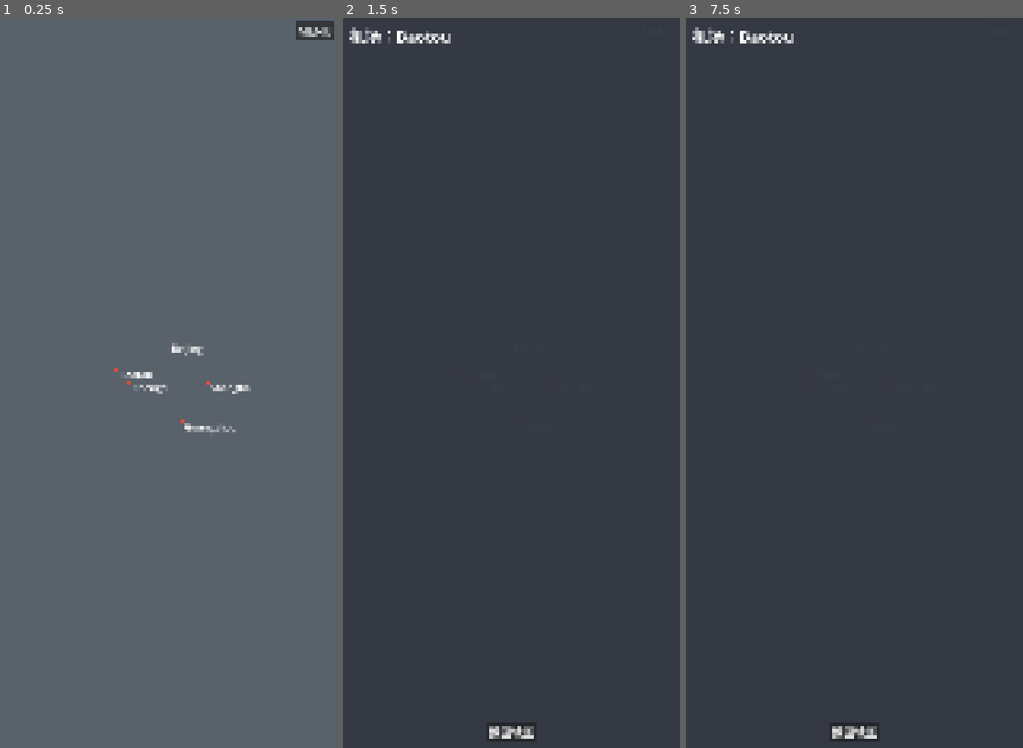
Above: before the commit, frames 1-3 (left to right).
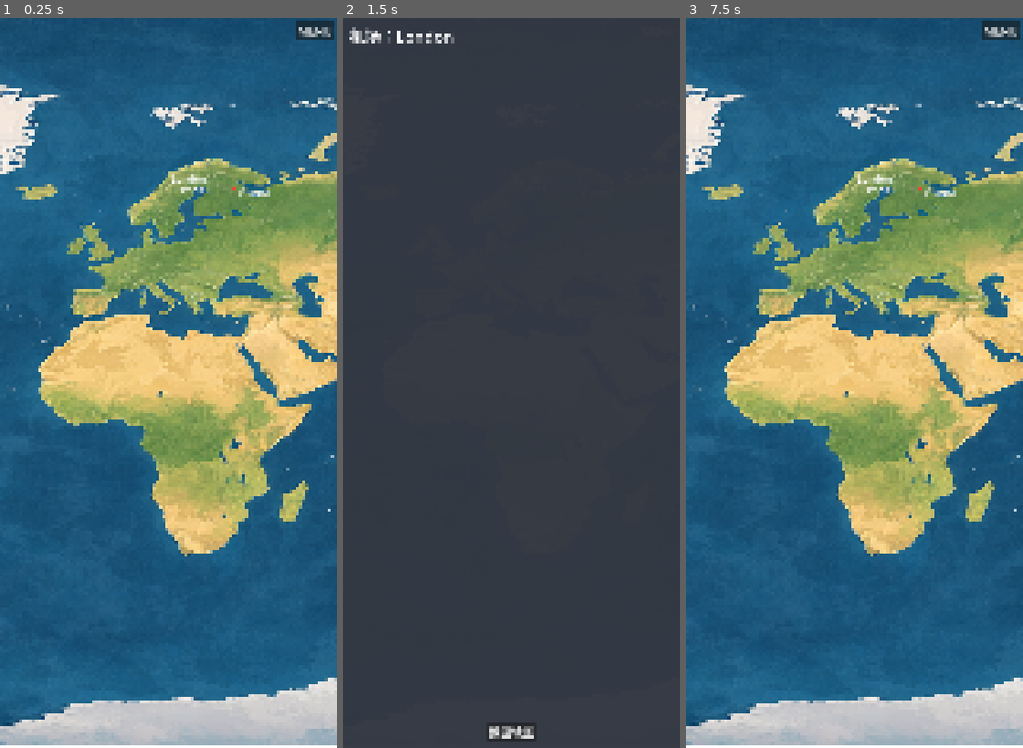
Above: after the commit, the same moments.

Repository: FelixSciFi/airline_game
Game: Godot game, scene res://scenes/main_game.tscn
Two runs of this game, one before a commit and one after it. Both use one fixed random seed, a clock stepped at 60 frames per second and the inputs below.
Inputs (mouse positions are in pixels of both pictures, inside the frame that each line leads up to):
- Up to frame 1 (0.25 s): no input
- Up to frame 2 (1.5 s): click (457, 368) at 0.52 s; click (511, 171) at 1.27 s
- Up to frame 3 (7.5 s): click (854, 346) at 2.02 s; click (864, 185) at 2.77 s; click (894, 383) at 3.52 s; click (921, 185) at 4.27 s; click (867, 419) at 5.02 s; click (814, 383) at 5.77 s; click "返回地图" at 6.5 s; click (800, 368) at 7.27 s

The runs differ from the first frame. In frame 1, 100% of the frame differs, in the area x 0-100%, y 0-100%; in frame 2, 0.2%; in frame 3, 100%.

Commit message:
地图上下边缘卡住了

Diff:
--- a/data/cities.json
+++ b/data/cities.json
@@ -1,7 +1,65 @@
 [
-  { "id": "baotou", "name": "Baotou", "x": 300, "y": 300 },
-  { "id": "beijing", "name": "Beijing", "x": 500, "y": 200 },
-  { "id": "shanghai", "name": "Shanghai", "x": 650, "y": 350 },
-  { "id": "guangzhou", "name": "Guangzhou", "x": 550, "y": 500 },
-  { "id": "chengdu", "name": "Chengdu", "x": 350, "y": 350 }
+  {
+    "id": "chicago",
+    "name": "Chicago",
+    "region": "north_america",
+    "x": 1027,
+    "y": 535
+  },
+  {
+    "id": "new_york",
+    "name": "New York",
+    "region": "north_america",
+    "x": 1178,
+    "y": 548
+  },
+  {
+    "id": "london",
+    "name": "London",
+    "region": "western_europe",
+    "x": 1999,
+    "y": 428
+  },
+  {
+    "id": "paris",
+    "name": "Paris",
+    "region": "western_europe",
+    "x": 2026,
+    "y": 457
+  },
+  {
+    "id": "vienna",
+    "name": "Vienna",
+    "region": "eastern_europe",
+    "x": 2182,
+    "y": 464
+  },
+  {
+    "id": "dubai",
+    "name": "Dubai",
+    "region": "middle_east",
+    "x": 2614,
+    "y": 720
+  },
+  {
+    "id": "baotou",
+    "name": "Baotou",
+    "region": "east_asia",
+    "x": 3220,
+    "y": 548
+  },
+  {
+    "id": "beijing",
+    "name": "Beijing",
+    "region": "east_asia",
+    "x": 3293,
+    "y": 557
+  },
+  {
+    "id": "tokyo",
+    "name": "Tokyo",
+    "region": "east_asia",
+    "x": 3552,
+    "y": 603
+  }
 ]
--- a/ui/map/map_view.gd
+++ b/ui/map/map_view.gd
@@ -2,6 +2,7 @@
 
 ## 地图视图：世界尺寸、视角中心、拖动输入、world_to_screen 转换。
 ## 不处理边界/循环/缩放，仅平移。
+## 初始状态：竖直方向盖住屏幕且垂直居中。
 
 signal view_changed
 
@@ -14,6 +15,31 @@
 var max_zoom: float = 2.5
 var _dragging := false
 
+func _ready() -> void:
+	call_deferred("_apply_initial_state")
+
+func _get_view_size() -> Vector2:
+	var vp := get_viewport()
+	if vp == null:
+		return Vector2(1280, 720)
+	return vp.get_visible_rect().size
+
+## 仅设定初始视角：zoom 足够大以盖住屏幕高度，view_center 水平与垂直居中。不限制后续拖动/缩放。
+func _apply_initial_state() -> void:
+	var view_size: Vector2 = _get_view_size()
+	var min_zoom_to_cover: float = view_size.y / float(MAP_HEIGHT)
+	if zoom < min_zoom_to_cover:
+		zoom = min_zoom_to_cover
+	view_center.x = float(MAP_WIDTH) / 2.0
+	view_center.y = float(MAP_HEIGHT) / 2.0
+	view_changed.emit()
+
+func _map_top_y(center_y: float, z: float, view_size: Vector2) -> float:
+	return view_size.y / 2.0 + (0.0 - center_y) * z
+
+func _map_bottom_y(center_y: float, z: float, view_size: Vector2) -> float:
+	return view_size.y / 2.0 + (float(MAP_HEIGHT) - center_y) * z
+
 func _input(event: InputEvent) -> void:
 	if event is InputEventMouseButton:
 		var mb: InputEventMouseButton = event
@@ -24,7 +50,17 @@
 				_dragging = false
 	if event is InputEventMouseMotion and _dragging:
 		var mm: InputEventMouseMotion = event
-		view_center -= mm.relative
+		var view_size: Vector2 = _get_view_size()
+		var new_center: Vector2 = view_center - mm.relative
+		var top_y: float = _map_top_y(new_center.y, zoom, view_size)
+		var bottom_y: float = _map_bottom_y(new_center.y, zoom, view_size)
+		var frame_top_y: float = 0.0
+		var frame_bottom_y: float = view_size.y
+		if top_y > frame_top_y:
+			new_center.y = view_size.y / (2.0 * zoom)
+		elif bottom_y < frame_bottom_y:
+			new_center.y = float(MAP_HEIGHT) - view_size.y / (2.0 * zoom)
+		view_center = new_center
 		view_changed.emit()
 
 func world_to_screen(world_pos: Vector2, view_size: Vector2) -> Vector2:
@@ -34,20 +70,41 @@
 func get_view_center() -> Vector2:
 	return view_center
 
+func get_map_width() -> int:
+	return MAP_WIDTH
+
+func get_map_height() -> int:
+	return MAP_HEIGHT
+
 func get_zoom() -> float:
 	return zoom
 
+func _vertical_min_zoom(view_size: Vector2) -> float:
+	var frame_half: float = view_size.y / 2.0
+	var top_dist: float = maxf(view_center.y, 0.0001)
+	var bottom_dist: float = maxf(float(MAP_HEIGHT) - view_center.y, 0.0001)
+	var z_top: float = frame_half / top_dist
+	var z_bottom: float = frame_half / bottom_dist
+	var needed: float = maxf(z_top, z_bottom)
+	return maxf(min_zoom, needed)
+
 func zoom_in() -> void:
-	zoom *= 1.1
-	zoom = clamp(zoom, min_zoom, max_zoom)
+	var view_size: Vector2 = _get_view_size()
+	var target_zoom: float = zoom * 1.1
+	var min_allowed: float = _vertical_min_zoom(view_size)
+	zoom = clampf(target_zoom, min_allowed, max_zoom)
 	view_changed.emit()
 
 func zoom_out() -> void:
-	zoom *= 0.9
-	zoom = clamp(zoom, min_zoom, max_zoom)
+	var view_size: Vector2 = _get_view_size()
+	var target_zoom: float = zoom * 0.9
+	var min_allowed: float = _vertical_min_zoom(view_size)
+	zoom = clampf(target_zoom, min_allowed, max_zoom)
 	view_changed.emit()
 
 func zoom_by_factor(factor: float) -> void:
-	zoom *= factor
-	zoom = clamp(zoom, min_zoom, max_zoom)
+	var view_size: Vector2 = _get_view_size()
+	var target_zoom: float = zoom * factor
+	var min_allowed: float = _vertical_min_zoom(view_size)
+	zoom = clampf(target_zoom, min_allowed, max_zoom)
 	view_changed.emit()
--- a/ui/world_map.gd
+++ b/ui/world_map.gd
@@ -1,6 +1,7 @@
 extends Control
 
 const AircraftDeploySystem = preload("res://systems/aircraft_deploy_system.gd")
+const WORLD_MAP_TEXTURE := preload("res://assets/map/world_map_v1.png")
 const DOT_SIZE := 10
 const LABEL_OFFSET := Vector2(12, -6)
 const AIRCRAFT_ICON_OFFSET := Vector2(-6, -6)
@@ -29,6 +30,8 @@
 	_map_view.name = "MapView"
 	add_child(_map_view)
 	_map_view.view_changed.connect(_on_map_view_changed)
+	$ColorRect.visible = false
+	queue_redraw()
 	_deploy_hint_label = Label.new()
 	_deploy_hint_label.name = "DeployHintLabel"
 	_deploy_hint_label.add_theme_font_size_override("font_size", 36)
@@ -183,8 +186,37 @@
 func _on_map_view_changed() -> void:
 	_update_cities_screen_positions()
 	_update_aircraft_screen_positions()
+	queue_redraw()
 	var z: float = _map_view.get_zoom() if _map_view != null else 1.0
 	print("MAP REFRESH WITH ZOOM: ", z)
+
+func _draw() -> void:
+	if _map_view == null:
+		return
+	var view_size: Vector2 = _get_view_size()
+	var map_w: int = _map_view.get_map_width()
+	var map_h: int = _map_view.get_map_height()
+	var corners: PackedVector2Array = [
+		_map_view.world_to_screen(Vector2(0, 0), view_size),
+		_map_view.world_to_screen(Vector2(map_w, 0), view_size),
+		_map_view.world_to_screen(Vector2(map_w, map_h), view_size),
+		_map_view.world_to_screen(Vector2(0, map_h), view_size)
+	]
+	# 地图外部：整屏浅灰
+	draw_rect(Rect2(Vector2.ZERO, view_size), Color(0.45, 0.45, 0.48, 1))
+	# 地图内部：绘制世界地图底图（随视图平移和缩放）
+	if WORLD_MAP_TEXTURE != null:
+		var top_left: Vector2 = _map_view.world_to_screen(Vector2(0, 0), view_size)
+		var bottom_right: Vector2 = _map_view.world_to_screen(Vector2(map_w, map_h), view_size)
+		var rect_pos: Vector2 = top_left
+		var rect_size: Vector2 = bottom_right - top_left
+		draw_texture_rect(WORLD_MAP_TEXTURE, Rect2(rect_pos, rect_size), false)
+	else:
+		# 兜底：如果纹理缺失，仍然画一块深色矩形
+		draw_colored_polygon(corners, Color(0.35, 0.38, 0.42, 1))
+	# 地图边界：清晰边框
+	draw_polyline(corners, Color(1.0, 1.0, 1.0, 1.0))
+	draw_line(corners[3], corners[0], Color(1.0, 1.0, 1.0, 1.0))
 
 func _get_view_size() -> Vector2:
 	return get_viewport().get_visible_rect().size
Binary file added: assets/map/world_map_v1.png
Not shown, added: assets/map/world_map_v1.png.import
Not shown, changed: .DS_Store
